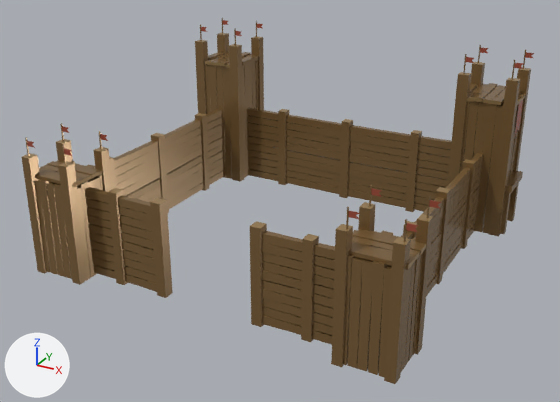
A saved change to the glTF model assets/models/props/prp_warden_post.glb.
The view is the same before and after, from a camera (50 mm lens) standing at (1.92, -3.58, 2.04) and looking at (0.0, -0.08, 0.29). Every picture has the same lights, and +X, +Y and +Z are marked at lower left. The picture after the commit comes second. Where no turn or scale is listed for an object, it has been applied to the vertices.

In view in the first picture: 'WonderWalls_FirstAge'.
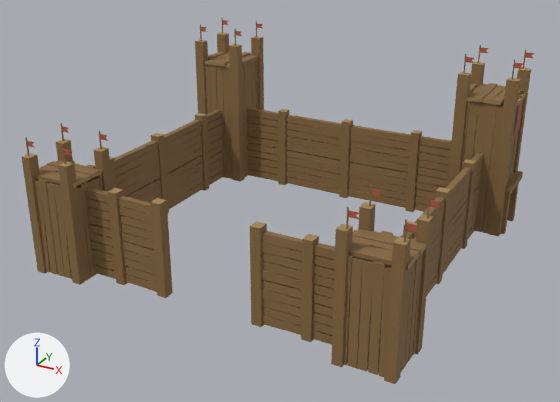
What the commit changed:
In material 'Wood' (mat_wood), metallic goes from 0.4 to 0.0.
In material 'Wood' (mat_wood), roughness goes from 0.272 to 0.82.

What differs and where, as boxes (x1, y1, x2, y2) in the pictures (560 x 402 px):
'WonderWalls_FirstAge', surface changed
    both: (22, 19, 534, 384)
